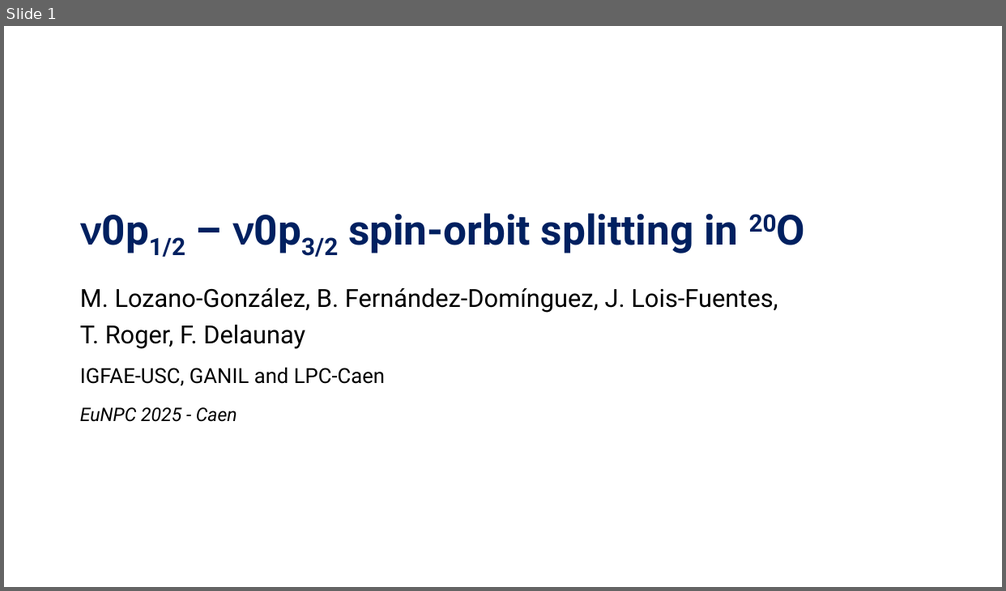
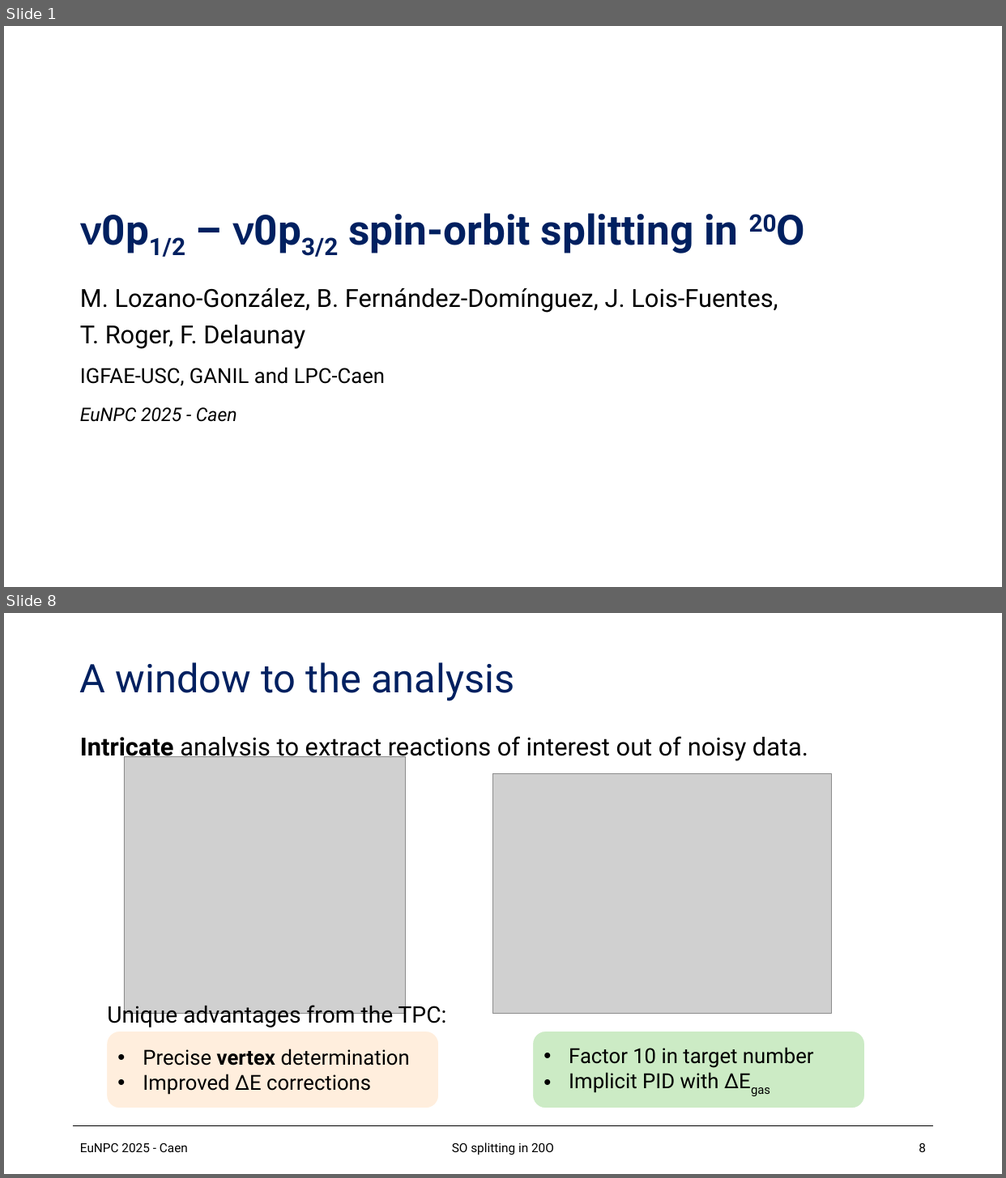
Before and after one commit to loopset/Docs, a slide deck: EuNPC/eunpc.pptx. Shown one above the other, each under a label of ours: slide 1 before the commit, slides 1 and 8 after it; the slides between them are not shown. The pictures are 1006x591 and 1006x1178 pixels, drawn with LibreOffice and Linux fonts; fonts in the diff are those of the drawing; grey boxes stand for pictures; background and template pictures are left out. Boxes give left, top, right and bottom in pixels: in the first picture for what was removed or moved away, otherwise in the second. Text is boxed around its words. In the diff, an @@ line names an element or a change of style, - is before the commit and + after.

```diff
--- a/EuNPC/eunpc.pptx
+++ b/EuNPC/eunpc.pptx
@@ slide 8 added at box(4, 613, 1002, 1174), background #FFFFFF @@
@@ title added at box(80, 662, 514, 701), 38 pt, text #002060 @@
+A window to the analysis
@@ text added at box(80, 736, 808, 762), 24 pt, text #000000 @@
+Intricate analysis to extract reactions of interest out of noisy data.
@@ picture added at box(124, 757, 405, 1014) @@
@@ picture added at box(493, 774, 831, 1014) @@
@@ text added at box(107, 1001, 447, 1028), 22 pt, text #000000 @@
+Unique advantages from the TPC:
@@ rounded rectangle added at box(107, 1032, 439, 1109), fill #FFEEDD, outline #FFFFFF 1 pt, 20 pt, text #000000 @@
+• Precise vertex determination
+• Improved ΔE corrections
@@ rounded rectangle added at box(533, 1032, 865, 1109), fill #CCEBC5, outline #FFFFFF 1 pt, 20 pt, text #000000 @@
+• Factor 10 in target number
+• Implicit PID with ΔEgas
@@ line added from (73, 1127) to (934, 1127), #000000 1 pt @@
@@ text added at box(80, 1144, 188, 1152), 12 pt, text #000000 @@
+EuNPC 2025 - Caen
@@ text added at box(452, 1143, 554, 1156), 12 pt, text #000000 @@
+SO splitting in 20O
@@ page number added at box(918, 1144, 926, 1152), 12 pt, text #000000 @@
+8
```
Also in this commit, not shown: 1 slide changed, 11 other slides added, 24 other files.
